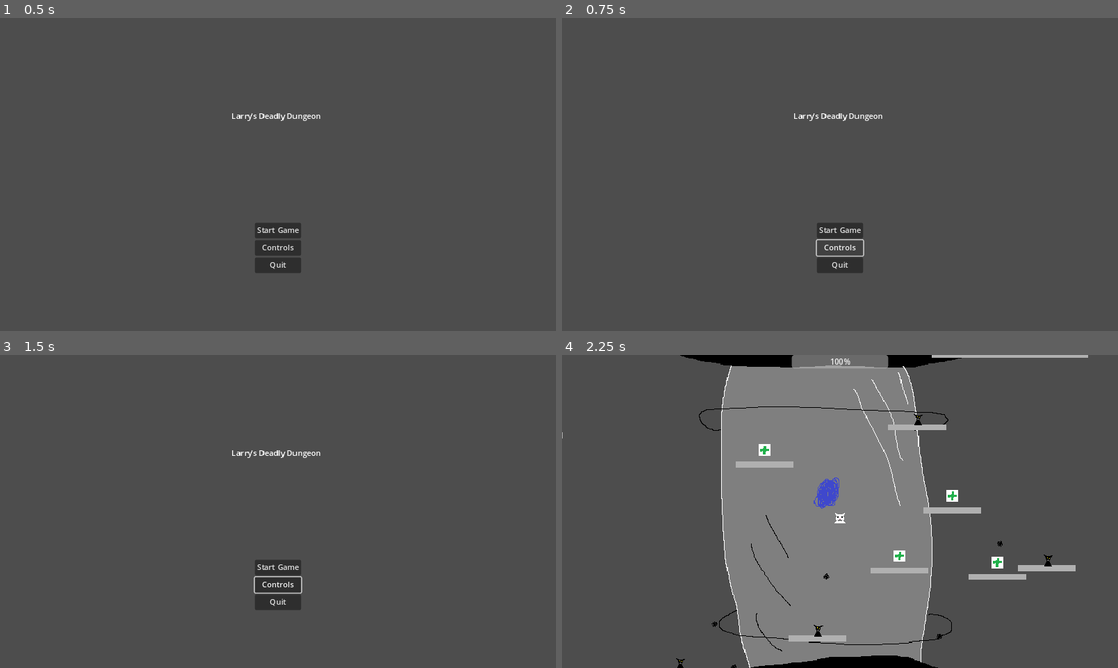
Above: before the commit, frames 1-4 (two rows, left to right).
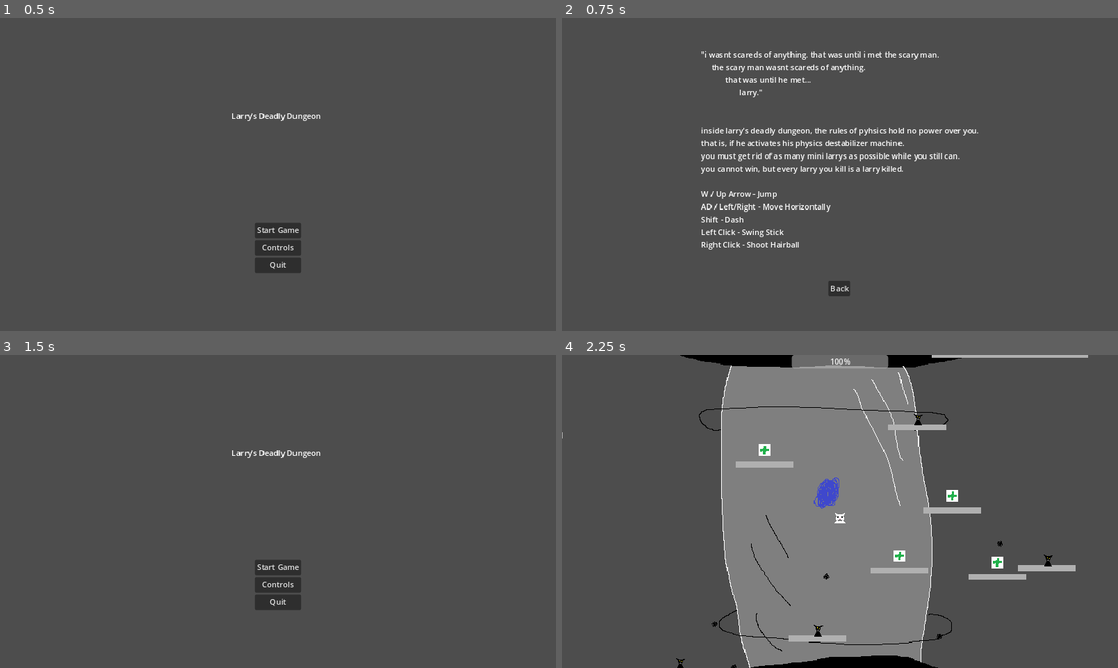
Above: after the commit, the same moments.

Repository: EmuMan/vdgj-2024
Game: Godot game, scene res://levels/main_menu.tscn
The game is run twice, just before and just after one commit, with the same random seed, the same clock (stepped at 60 frames per second) and the same inputs.
Inputs (mouse positions are in pixels of both pictures, inside the frame that each line leads up to):
- Up to frame 1 (0.5 s): no input
- Up to frame 2 (0.75 s): click "Controls" at 0.5 s
- Up to frame 3 (1.5 s): click (278, 624) at 1.25 s, where only the run after the commit has a clickable "Back"
- Up to frame 4 (2.25 s): click "Start Game" at 2 s

Frame 1 is identical in both runs. In frame 2, 4.1% of the frame differs, in the area x 25-75%, y 10-89%; in frame 3, 0.1%; in frame 4, nothing differs.

Commit message:
Added controls page

Diff:
--- /dev/null
+++ b/levels/controls.tscn
@@ -0,0 +1,45 @@
+[gd_scene load_steps=2 format=3 uid="uid://df7oakyfpwj7"]
+
+[ext_resource type="Script" path="res://ui/controls.gd" id="1_6jbh6"]
+
+[node name="Controls" type="Control"]
+layout_mode = 3
+anchors_preset = 15
+anchor_right = 1.0
+anchor_bottom = 1.0
+grow_horizontal = 2
+grow_vertical = 2
+script = ExtResource("1_6jbh6")
+
+[node name="Label" type="Label" parent="."]
+layout_mode = 0
+offset_left = 288.0
+offset_top = 64.0
+offset_right = 864.0
+offset_bottom = 477.0
+text = "\"i wasnt scareds of anything. that was until i met the scary man.
+     the scary man wasnt scareds of anything.
+            that was until he met...
+                   larry.\"
+
+
+inside larry's deadly dungeon, the rules of pyhsics hold no power over you.
+that is, if he activates his physics destabilizer machine.
+you must get rid of as many mini larrys as possible while you still can.
+you cannot win, but every larry you kill is a larry killed.
+
+W / Up Arrow - Jump
+AD / Left/Right - Move Horizontally
+Shift - Dash
+Left Click - Swing Stick
+Right Click - Shoot Hairball"
+
+[node name="Button" type="Button" parent="."]
+layout_mode = 0
+offset_left = 552.0
+offset_top = 544.0
+offset_right = 597.0
+offset_bottom = 575.0
+text = "Back"
+
+[connection signal="pressed" from="Button" to="." method="_on_button_pressed"]
--- a/project.godot
+++ b/project.godot
@@ -47,6 +47,7 @@
 "deadzone": 0.5,
 "events": [Object(InputEventKey,"resource_local_to_scene":false,"resource_name":"","device":0,"window_id":0,"alt_presse …(189 unchanged characters)…
 , Object(InputEventKey,"resource_local_to_scene":false,"resource_name":"","device":-1,"window_id":0,"alt_pressed":false …(183 unchanged characters)…
+, Object(InputEventKey,"resource_local_to_scene":false,"resource_name":"","device":-1,"window_id":0,"alt_pressed":false,"shift_pressed":false,"ctrl_pressed":false,"meta_pressed":false,"pressed":false,"keycode":0,"physical_keycode":4194320,"key_label":0,"unicode":0,"location":0,"echo":false,"script":null)
 ]
 }
 shoot={
--- /dev/null
+++ b/ui/controls.gd
@@ -0,0 +1,5 @@
+extends Control
+
+
+func _on_button_pressed() -> void:
+	get_tree().change_scene_to_file("res://levels/main_menu.tscn")
--- a/ui/main_menu.gd
+++ b/ui/main_menu.gd
@@ -5,7 +5,7 @@
 	get_tree().change_scene_to_file("res://levels/test_scene.tscn")
 
 func _on_controls_pressed() -> void:
-	pass # Replace with function body.
+	get_tree().change_scene_to_file("res://levels/controls.tscn")
 
 func _on_quit_pressed() -> void:
 	get_tree().quit()
